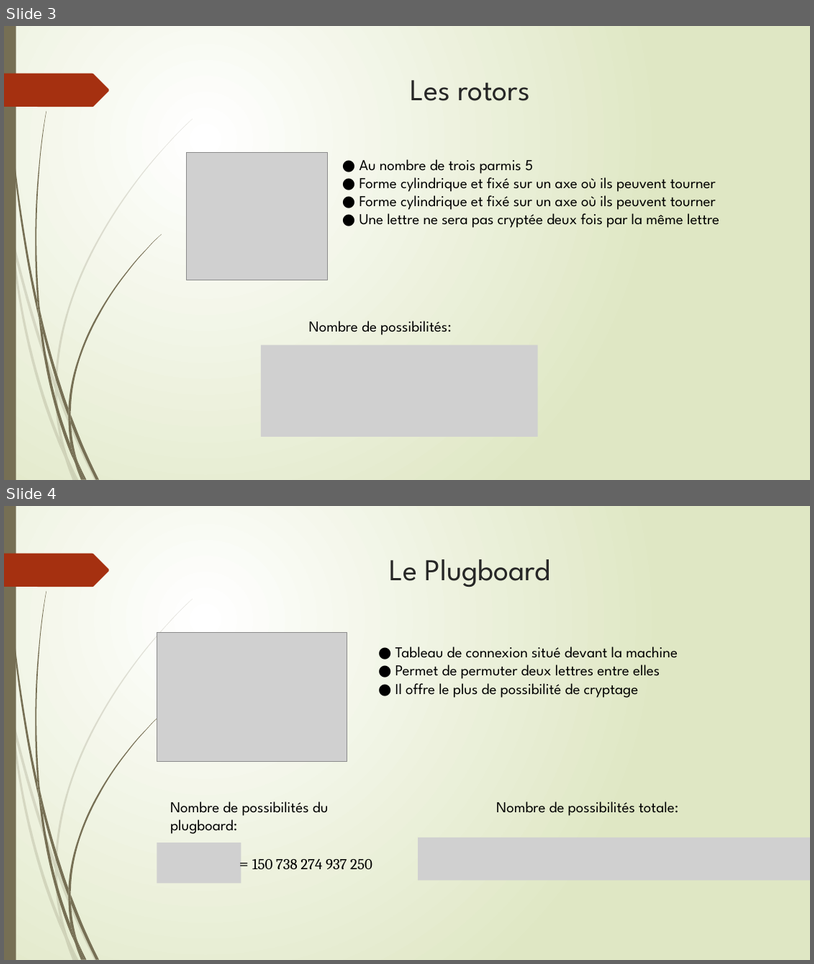
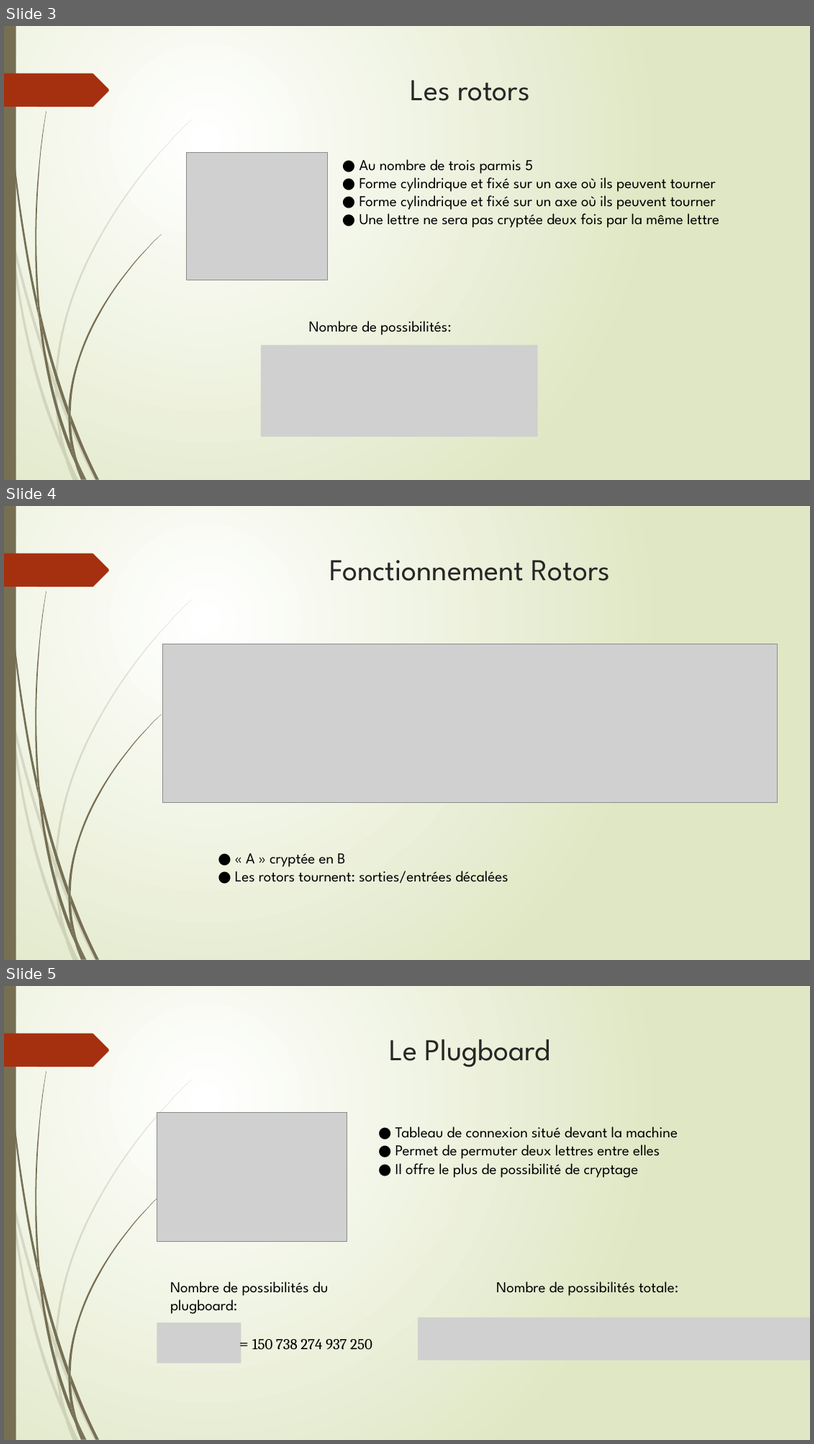
Before and after one commit to Marianna-dl/EnigmaProject, a slide deck: Rapport/Projet Enigma.pptx. Shown one above the other, each under a label of ours: slides 3 and 4 before the commit, slides 3, 4 and 5 after it. The pictures are 814x964 and 814x1444 pixels, drawn with LibreOffice and Linux fonts; fonts in the diff are those of the drawing; grey boxes stand for pictures. Boxes give left, top, right and bottom in pixels: in the first picture for what was removed or moved away, otherwise in the second. Text is boxed around its words. In the diff, an @@ line names an element or a change of style, - is before the commit and + after.

```diff
--- a/Rapport/Projet Enigma.pptx
+++ b/Rapport/Projet Enigma.pptx
@@ slide 4 added at (4,506,810,960), background gradient #FFFFFF to #DFE8C4; not listed: 24 template elements that a slide beside it also shows @@
@@ title added at (329,560,611,581), 36 pt, text #262626 @@
+Fonctionnement Rotors
@@ picture added at (162,644,778,803) @@
@@ text added at (235,853,508,883), 18 pt, text #000000 @@
+● « A » cryptée en B
+● Les rotors tournent: sorties/entrées décalées
@@ what was slide 4 is now slide 5 @@
```
Also in this commit, not shown: 1 slide changed, 4 other slides added, 2 other files.
